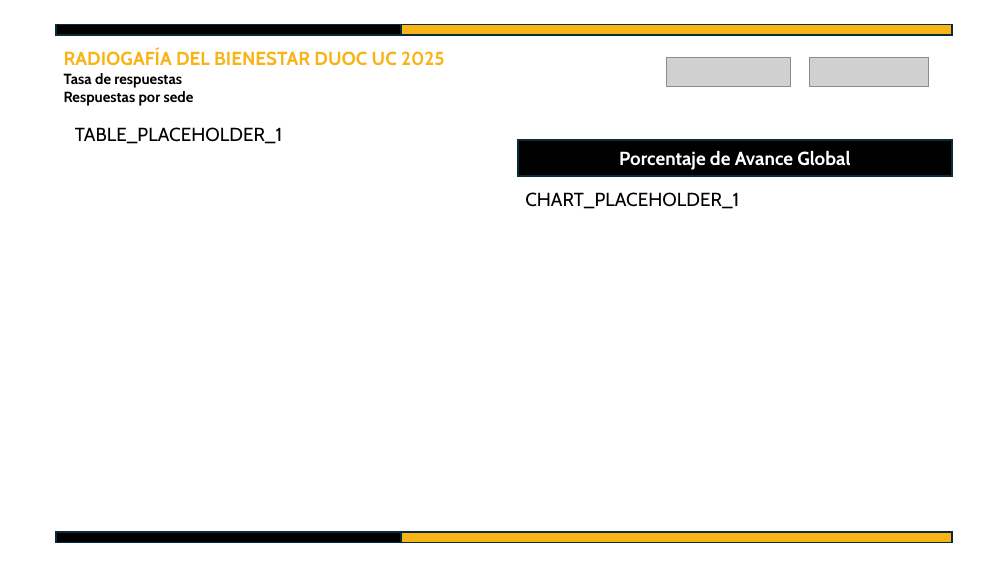
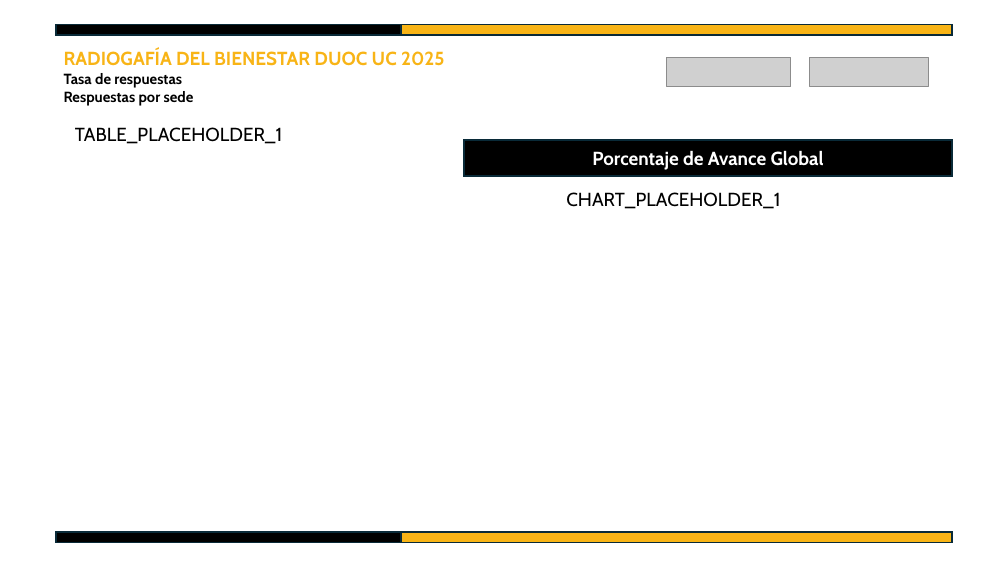
Before and after one commit to SebaValenzuela/Radiografia-del-Bienestar-DUOC-UC-2025, a slide deck: slide 1 of templates/radiografia_bienestar_duoc_2025.pptx. Drawn at 1008x567 pixels with LibreOffice and Linux fonts; fonts in the diff are those of the drawing; grey boxes stand for pictures. Boxes give left, top, right and bottom in pixels: in the first picture for what was removed or moved away, otherwise in the second. Text is boxed around its words. In the diff, an @@ line names an element or a change of style, - is before the commit and + after.

```diff
--- a/templates/radiografia_bienestar_duoc_2025.pptx
+++ b/templates/radiografia_bienestar_duoc_2025.pptx
@@ rectangle "Porcentaje de Avance Global": place and size @@
-rectangle "Porcentaje de Avance Global" at box(518, 140, 952, 175)
+rectangle "Porcentaje de Avance Global" at box(464, 140, 952, 175)
@@ text "CHART_PLACEHOLDER_1": place and size @@
-text "CHART_PLACEHOLDER_1" at box(525, 192, 739, 209)
+text "CHART_PLACEHOLDER_1" at box(566, 192, 780, 209)
```
Also in this commit, not shown: 1 other slide changed, 8 other files.
